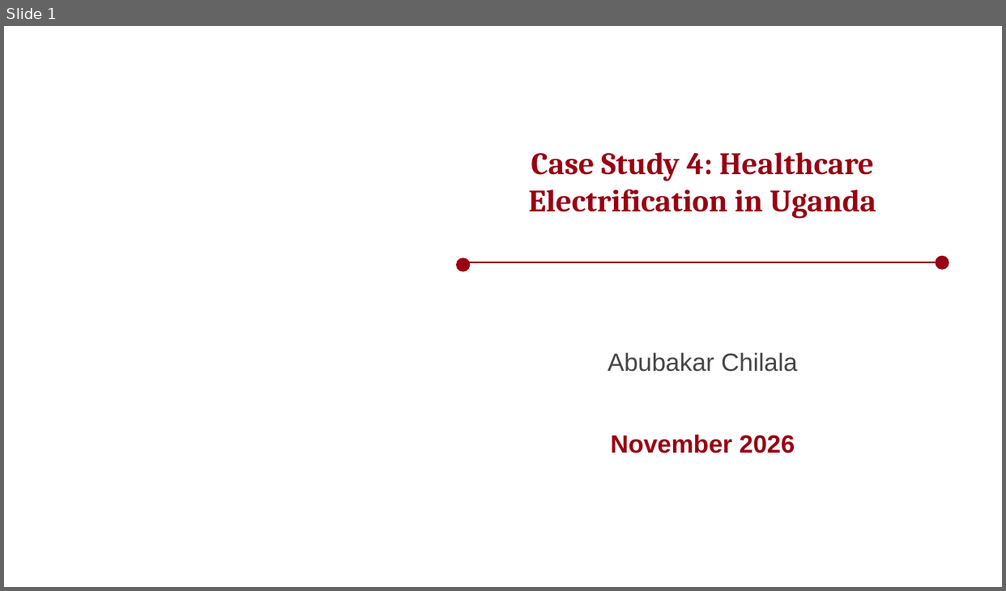
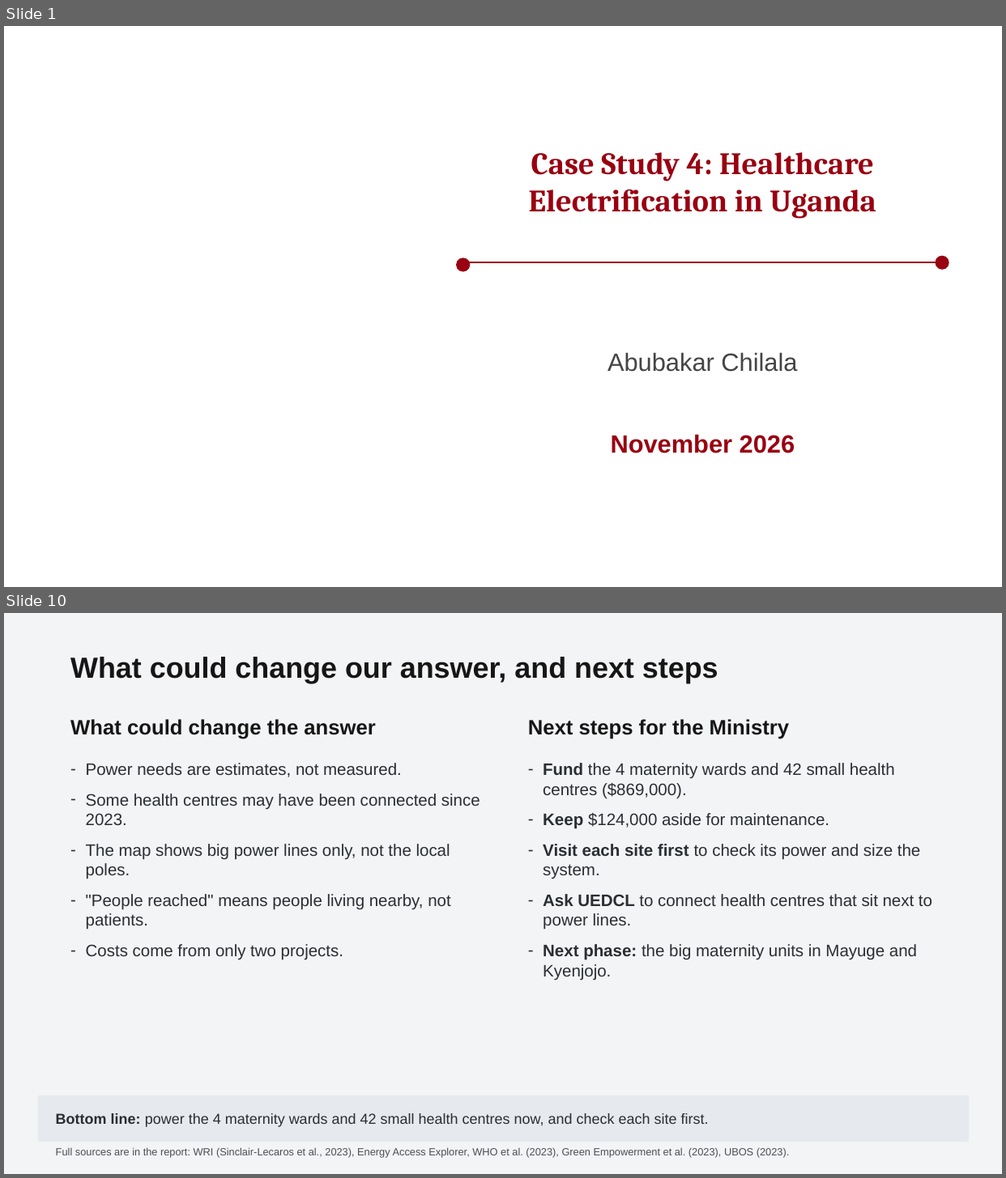
Before and after one commit to chilalaabubakar/EDA, a slide deck: presentation/Case_Study_4_Healthcare_Electrification_Uganda.pptx. Shown one above the other, each under a label of ours: slide 1 before the commit, slides 1 and 10 after it; the slides between them are not shown. The pictures are 1006x591 and 1006x1178 pixels, drawn with LibreOffice and Linux fonts; fonts in the diff are those of the drawing; background and template pictures are left out. Boxes give left, top, right and bottom in pixels: in the first picture for what was removed or moved away, otherwise in the second. Text is boxed around its words. In the diff, an @@ line names an element or a change of style, - is before the commit and + after.

```diff
--- a/presentation/Case_Study_4_Healthcare_Electrification_Uganda.pptx
+++ b/presentation/Case_Study_4_Healthcare_Electrification_Uganda.pptx
@@ slide 10 added at box(4, 613, 1002, 1174), background #F3F4F6 @@
@@ text added at box(70, 657, 718, 683), 28 pt, text #161616, bold @@
+What could change our answer, and next steps
@@ text added at box(70, 719, 376, 739), 20 pt, text #161616, bold @@
+What could change the answer
@@ text added at box(528, 719, 789, 739), 20 pt, text #161616, bold @@
+Next steps for the Ministry
@@ text added at box(86, 763, 480, 960), 16 pt, text #2A2E33 @@
+– Power needs are estimates, not measured.
+– Some health centres may have been connected since 2023.
+– The map shows big power lines only, not the local poles.
+– "People reached" means people living nearby, not patients.
+– Costs come from only two projects.
@@ text added at box(543, 763, 932, 980), 16 pt, text #2A2E33 @@
+– Fund the 4 maternity wards and 42 small health centres ($869,000).
+– Keep $124,000 aside for maintenance.
+– Visit each site first to check its power and size the system.
+– Ask UEDCL to connect health centres that sit next to power lines.
+– Next phase: the big maternity units in Mayuge and Kyenjojo.
@@ rectangle added at box(38, 1096, 969, 1142), fill #E6E9EE @@
@@ text added at box(56, 1114, 709, 1127), 14 pt, text #2A2E33 @@
+Bottom line: power the 4 maternity wards and 42 small health centres now, and check each site first.
@@ text added at box(56, 1148, 790, 1158), 10 pt, text #4A4F55 @@
+Full sources are in the report: WRI (Sinclair-Lecaros et al., 2023), Energy Access Explorer, WHO et al. (2023), Green Empowerment et al. (2023), UBOS (2023).
```
Also in this commit, not shown: 7 slides changed, 1 other slide added, 8 slides removed, 2 other files.
